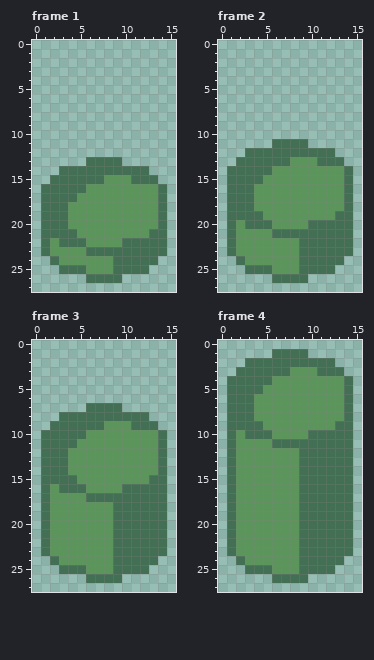
Two versions of one pixel-art file, entities/buildings/factory/input_pillar.aseprite. The first picture shows the starting point.
16x28 pixels, 6 frames. Shown: frame 1, frame 2, frame 3, frame 4.
And afterwards:
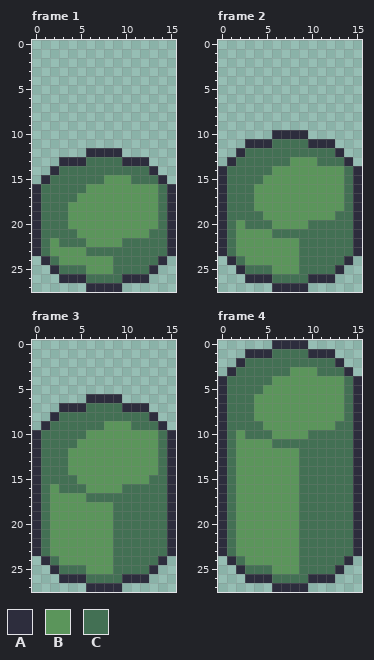
Palette (. is transparent): A #2d2d3d  B #5b955b  C #437054
From old to new:
--- frame 1
@@ x 0..15 @@
 11 ................
-12 ................
-13 ......CCCC......
-14 ...CCCCCCCCCC...
-15 ..CCCCCCBBBCCC..
-16 .CCCCCBBBBBBBBC.
-17 .CCCCBBBBBBBBBC.
-18 .CCCBBBBBBBBBBC.
-19 .CCCBBBBBBBBBBC.
-20 .CCCBBBBBBBBBBC.
-21 .CCCCBBBBBBBBCC.
-22 .CBCCCBBBBCCCCC.
-23 .CBBBBCCCCCCCCC.
-24 ..CBBBBBBCCCCC..
-25 ...CCCBBBCCCC...
-26 ......CCCC......
-27 ................
+12 ......AAAA......
+13 ...AAACCCCAAA...
+14 ..ACCCCCCCCCCA..
+15 .ACCCCCCBBBCCCA.
+16 ACCCCCBBBBBBBBCA
+17 ACCCCBBBBBBBBBCA
+18 ACCCBBBBBBBBBBCA
+19 ACCCBBBBBBBBBBCA
+20 ACCCBBBBBBBBBBCA
+21 ACCCCBBBBBBBBCCA
+22 ACBCCCBBBBCCCCCA
+23 ACBBBBCCCCCCCCCA
+24 .ACBBBBBBCCCCCA.
+25 ..ACCCBBBCCCCA..
+26 ...AAACCCCAAA...
+27 ......AAAA......
--- frame 2
@@ x 0..15 @@
  9 ................
-10 ................
-11 ......CCCC......
-12 ...CCCCCCCCCC...
-13 ..CCCCCCBBBCCC..
-14 .CCCCCBBBBBBBBC.
-15 .CCCCBBBBBBBBBC.
-16 .CCCBBBBBBBBBBC.
-17 .CCCBBBBBBBBBBC.
-18 .CCCBBBBBBBBBBC.
-19 .CCCCBBBBBBBBCC.
-20 .CBCCCBBBBCCCCC.
-21 .CBBBBCCCCCCCCC.
-22 .CBBBBBBBCCCCCC.
-23 .CBBBBBBBCCCCCC.
-24 ..CBBBBBBCCCCC..
-25 ...CCCBBBCCCC...
-26 ......CCCC......
-27 ................
+10 ......AAAA......
+11 ...AAACCCCAAA...
+12 ..ACCCCCCCCCCA..
+13 .ACCCCCCBBBCCCA.
+14 ACCCCCBBBBBBBBCA
+15 ACCCCBBBBBBBBBCA
+16 ACCCBBBBBBBBBBCA
+17 ACCCBBBBBBBBBBCA
+18 ACCCBBBBBBBBBBCA
+19 ACCCCBBBBBBBBCCA
+20 ACBCCCBBBBCCCCCA
+21 ACBBBBCCCCCCCCCA
+22 ACBBBBBBBCCCCCCA
+23 ACBBBBBBBCCCCCCA
+24 .ACBBBBBBCCCCCA.
+25 ..ACCCBBBCCCCA..
+26 ...AAACCCCAAA...
+27 ......AAAA......
--- frame 3
@@ x 0..15 @@
  5 ................
- 6 ................
- 7 ......CCCC......
- 8 ...CCCCCCCCCC...
- 9 ..CCCCCCBBBCCC..
-10 .CCCCCBBBBBBBBC.
-11 .CCCCBBBBBBBBBC.
-12 .CCCBBBBBBBBBBC.
-13 .CCCBBBBBBBBBBC.
-14 .CCCBBBBBBBBBBC.
-15 .CCCCBBBBBBBBCC.
-16 .CBCCCBBBBCCCCC.
-17 .CBBBBCCCCCCCCC.
-18 .CBBBBBBBCCCCCC.
-19 .CBBBBBBBCCCCCC.
-20 .CBBBBBBBCCCCCC.
-21 .CBBBBBBBCCCCCC.
-22 .CBBBBBBBCCCCCC.
-23 .CBBBBBBBCCCCCC.
-24 ..CBBBBBBCCCCC..
-25 ...CCCBBBCCCC...
-26 ......CCCC......
-27 ................
+ 6 ......AAAA......
+ 7 ...AAACCCCAAA...
+ 8 ..ACCCCCCCCCCA..
+ 9 .ACCCCCCBBBCCCA.
+10 ACCCCCBBBBBBBBCA
+11 ACCCCBBBBBBBBBCA
+12 ACCCBBBBBBBBBBCA
+13 ACCCBBBBBBBBBBCA
+14 ACCCBBBBBBBBBBCA
+15 ACCCCBBBBBBBBCCA
+16 ACBCCCBBBBCCCCCA
+17 ACBBBBCCCCCCCCCA
+18 ACBBBBBBBCCCCCCA
+19 ACBBBBBBBCCCCCCA
+20 ACBBBBBBBCCCCCCA
+21 ACBBBBBBBCCCCCCA
+22 ACBBBBBBBCCCCCCA
+23 ACBBBBBBBCCCCCCA
+24 .ACBBBBBBCCCCCA.
+25 ..ACCCBBBCCCCA..
+26 ...AAACCCCAAA...
+27 ......AAAA......
--- frame 4
@@ x 0..15 @@
- 0 ................
- 1 ......CCCC......
- 2 ...CCCCCCCCCC...
- 3 ..CCCCCCBBBCCC..
- 4 .CCCCCBBBBBBBBC.
- 5 .CCCCBBBBBBBBBC.
- 6 .CCCBBBBBBBBBBC.
- 7 .CCCBBBBBBBBBBC.
- 8 .CCCBBBBBBBBBBC.
- 9 .CCCCBBBBBBBBCC.
-10 .CBCCCBBBBCCCCC.
-11 .CBBBBCCCCCCCCC.
-12 .CBBBBBBBCCCCCC.
-13 .CBBBBBBBCCCCCC.
-14 .CBBBBBBBCCCCCC.
-15 .CBBBBBBBCCCCCC.
-16 .CBBBBBBBCCCCCC.
-17 .CBBBBBBBCCCCCC.
-18 .CBBBBBBBCCCCCC.
-19 .CBBBBBBBCCCCCC.
-20 .CBBBBBBBCCCCCC.
-21 .CBBBBBBBCCCCCC.
-22 .CBBBBBBBCCCCCC.
-23 .CBBBBBBBCCCCCC.
-24 ..CBBBBBBCCCCC..
-25 ...CCCBBBCCCC...
-26 ......CCCC......
-27 ................
+ 0 ......AAAA......
+ 1 ...AAACCCCAAA...
+ 2 ..ACCCCCCCCCCA..
+ 3 .ACCCCCCBBBCCCA.
+ 4 ACCCCCBBBBBBBBCA
+ 5 ACCCCBBBBBBBBBCA
+ 6 ACCCBBBBBBBBBBCA
+ 7 ACCCBBBBBBBBBBCA
+ 8 ACCCBBBBBBBBBBCA
+ 9 ACCCCBBBBBBBBCCA
+10 ACBCCCBBBBCCCCCA
+11 ACBBBBCCCCCCCCCA
+12 ACBBBBBBBCCCCCCA
+13 ACBBBBBBBCCCCCCA
+14 ACBBBBBBBCCCCCCA
+15 ACBBBBBBBCCCCCCA
+16 ACBBBBBBBCCCCCCA
+17 ACBBBBBBBCCCCCCA
+18 ACBBBBBBBCCCCCCA
+19 ACBBBBBBBCCCCCCA
+20 ACBBBBBBBCCCCCCA
+21 ACBBBBBBBCCCCCCA
+22 ACBBBBBBBCCCCCCA
+23 ACBBBBBBBCCCCCCA
+24 .ACBBBBBBCCCCCA.
+25 ..ACCCBBBCCCCA..
+26 ...AAACCCCAAA...
+27 ......AAAA......
